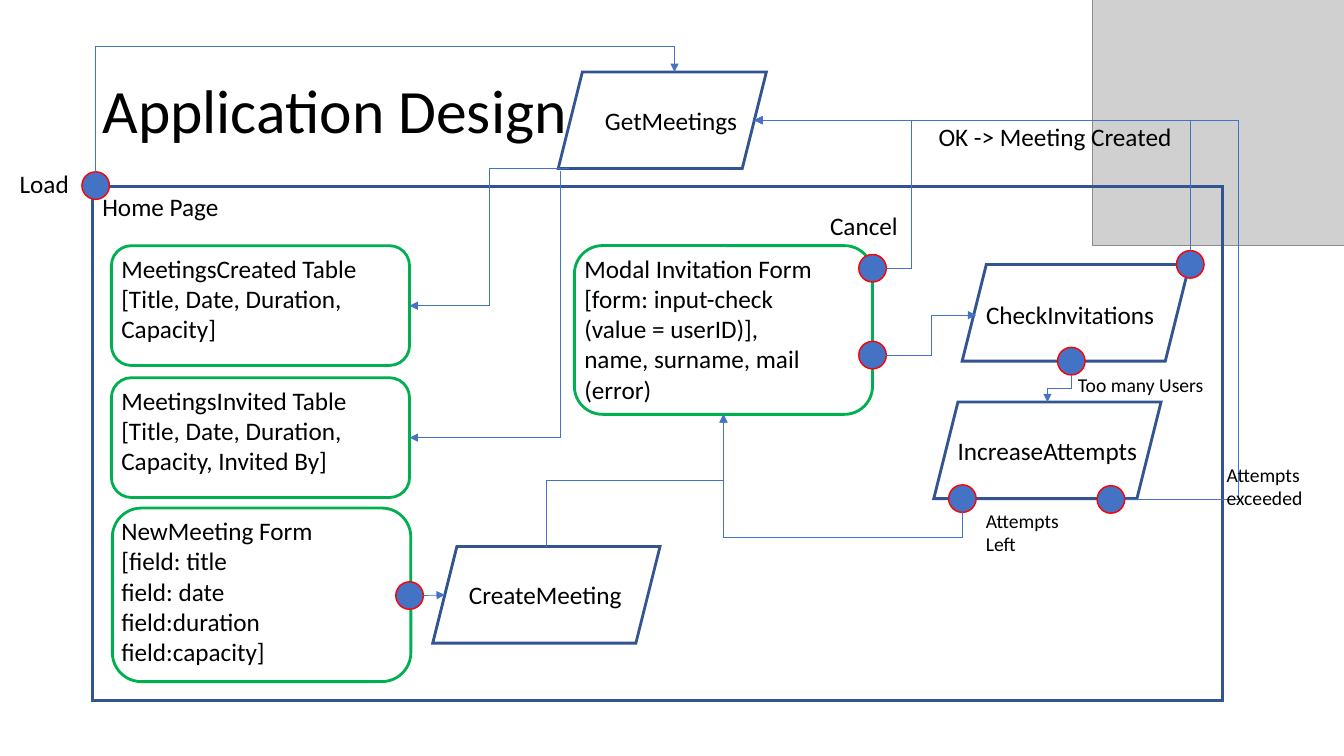
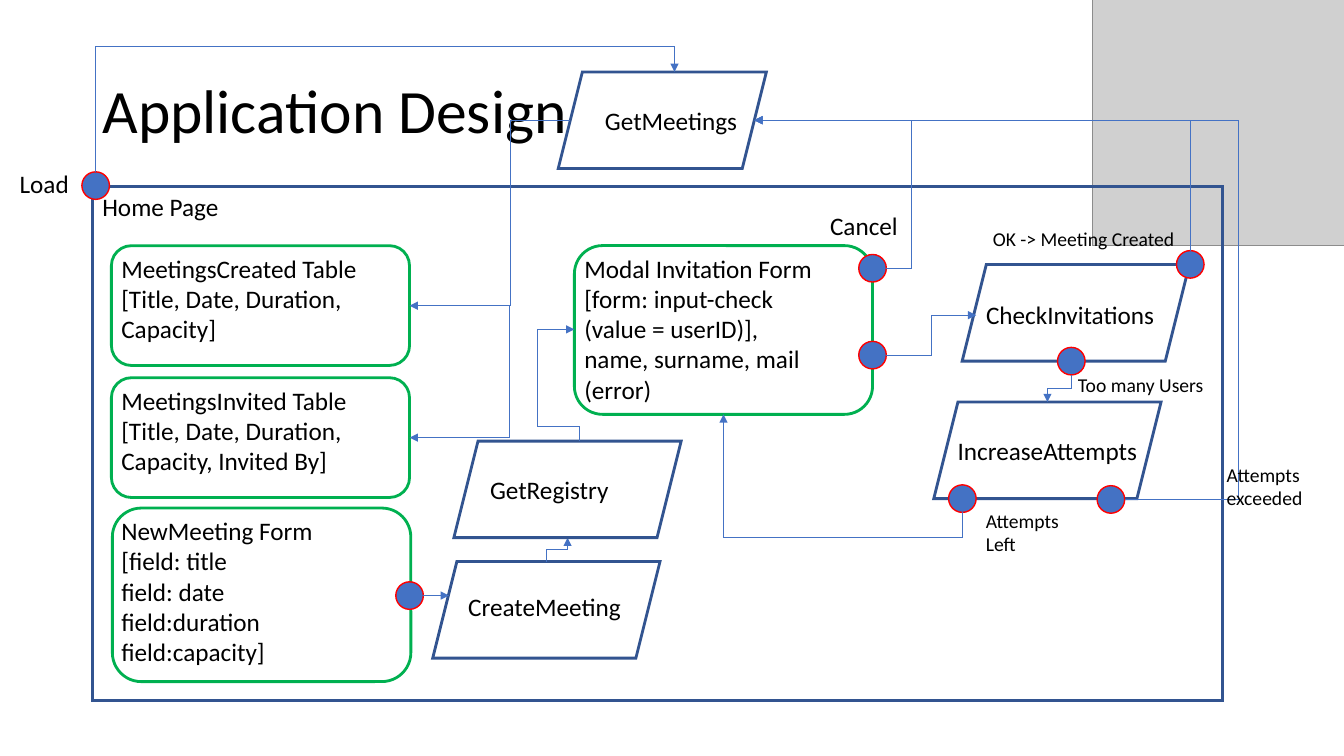
Before and after one commit to AlessandroSironi/TIW-Project-2022, a slide deck: slide 24 of docs/TIW - Documentazione.pptx. Drawn at 1344x756 pixels with LibreOffice and Linux fonts; fonts in the diff are those of the drawing; grey boxes stand for pictures. Boxes give left, top, right and bottom in pixels: in the first picture for what was removed or moved away, otherwise in the second. Text is boxed around its words. In the diff, an @@ line names an element or a change of style, - is before the commit and + after.

```diff
--- a/docs/TIW - Documentazione.pptx
+++ b/docs/TIW - Documentazione.pptx
@@ elbow arrow moved from (570, 168) - (409, 306) to (571, 120) - (409, 306) @@
@@ text "OK -> Meeting Created": place and size @@
-text "OK -> Meeting Created" at [939, 125, 1171, 152]
+text "OK -> Meeting Created" at [993, 229, 1174, 251]
@@ text "OK -> Meeting Created" at [993, 229, 1174, 251]: size 18 to 14 pt @@
@@ elbow arrow moved from (561, 171) - (409, 438) to (510, 307) - (409, 438) @@
@@ elbow arrow added from (580, 442) to (575, 330), #4472C4 0.5 pt @@
@@ parallelogram added at [454, 442, 681, 538], outline #325491 2 pt @@
@@ text added at [490, 481, 608, 504], 18 pt, text #000000 @@
+GetRegistry
@@ elbow arrow moved from (546, 546) - (724, 414) to (546, 562) - (568, 537) @@
@@ parallelogram: place and size @@
-parallelogram at [433, 546, 659, 643]
+parallelogram at [433, 562, 659, 658]
@@ arrow moved from (423, 596) - (445, 595) to (423, 596) - (449, 596) @@
@@ text "CreateMeeting": place and size @@
-text "CreateMeeting" at [469, 586, 621, 609]
+text "CreateMeeting" at [468, 598, 620, 621]
```
Also in this commit, not shown: 2 other slides changed.
